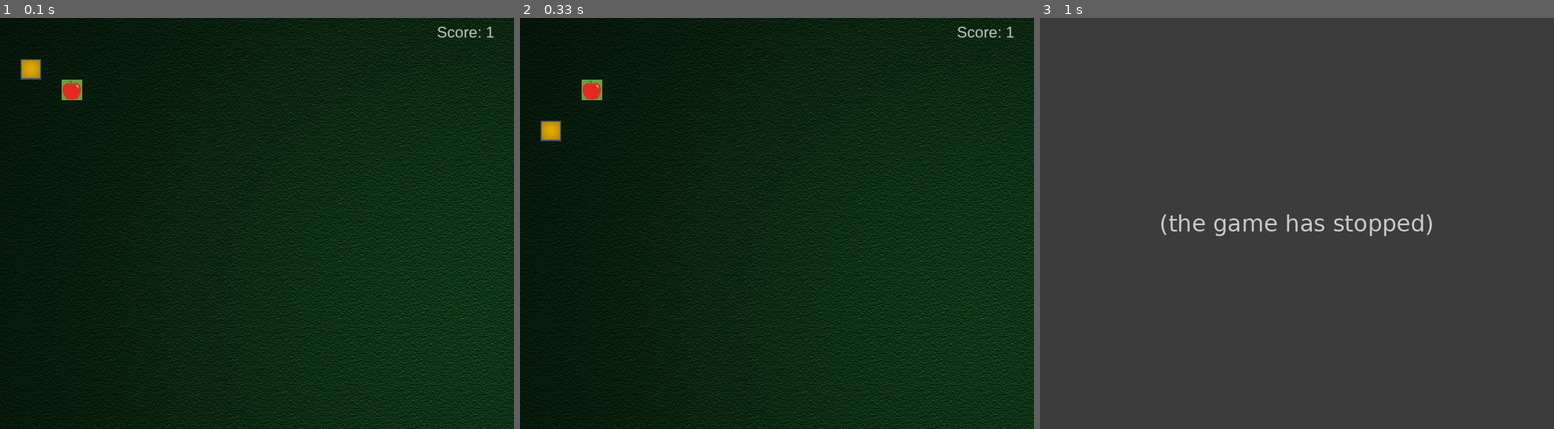
Above: before the commit, frames 1-3 (left to right).
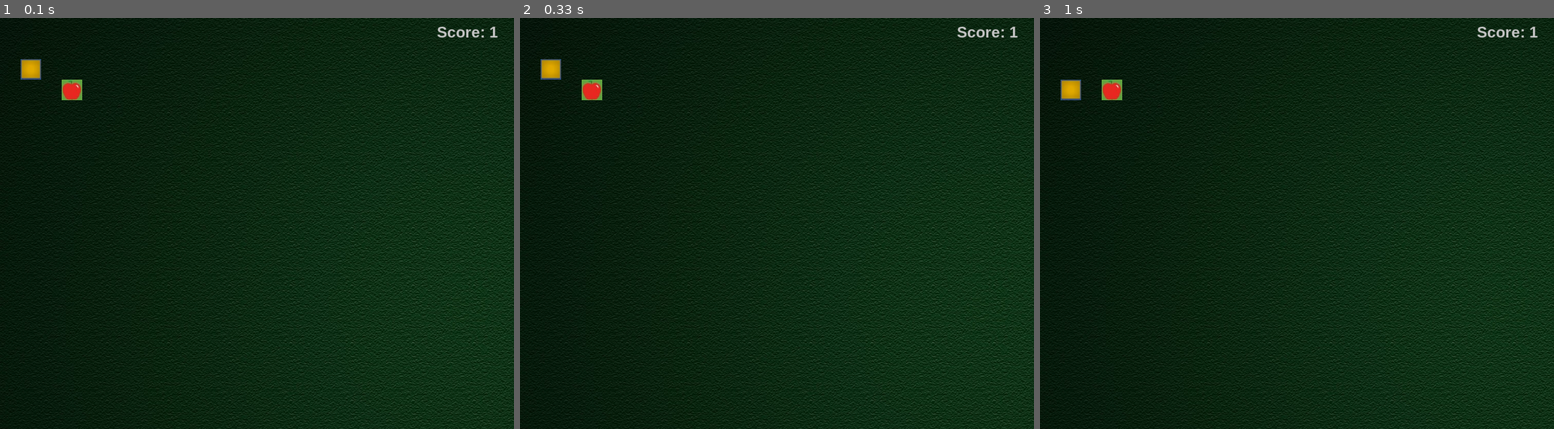
Above: after the commit, the same moments.

Repository: marcutudor79/snake-with-computer-vision
Game: pygame game, started from snake.py
The game is run twice, just before and just after one commit, with the same random seed, the same clock (stepped at 60 frames per second) and the same inputs.
Inputs:
- Up to frame 1 (0.1 s): no input
- Up to frame 2 (0.33 s): no input
- Up to frame 3 (1 s): tap Esc at 0.33 s

The runs differ from the first frame. In frame 1, 0.1% of the frame differs, in the area x 85-97%, y 2-5%; in frame 2, 0.5%; in frame 3, 99%, in the area x 0-100%, y 0-100%.
Before the commit the program exited at 0.5 s; later frames show no game.

Commit message:
max length = 70

Diff:
--- a/snake.py
+++ b/snake.py
@@ -4,17 +4,15 @@
 import time
 import random
 
-# cap de sarpe care sa nu fie un simplu block
-# as pune alt background pt win si lose
-
 # the size of the snake block
 SIZE = 40
 
-# this can be changed
-BACKGROUND_COLOR = (110, 110, 5)
-
-# might be good but idk
-# WAIT_TIME = 0.5  # 0.5 min - 0.1 max
+# do we need this?
+# BACKGROUND_COLOR = (110, 110, 5)
+
+# constant that helps with the movement of snek
+# 0.5 min - 0.1 max
+WAIT_TIME = 0.5
 
 
 class Apple:
@@ -89,12 +87,15 @@
 
         self.draw()
 
+    # takes each block of the snek and updates it on the screen
+    # according to the new position
     def draw(self):
         for i in range(self.length):
             self.parent_screen.blit(self.image, (self.x[i], self.y[i]))
 
         pygame.display.flip()
 
+    # x, y will become lists of coordinates for snek's blocks
     def increase_length(self):
         self.length += 1
         self.x.append(-1)
@@ -103,7 +104,7 @@
 class Game:
     def __init__(self):
         pygame.init()
-        pygame.display.set_caption("Sneik")
+        pygame.display.set_caption("Snek in the Metaverse")
 
         # this is the window of the game
         self.surface = pygame.display.set_mode((1000, 800))
@@ -116,11 +117,17 @@
         self.apple = Apple(self.surface)
         self.apple.draw()
 
+        # the way snek moves slower then the fps
+        self.wait_time = WAIT_TIME
+
+    # used when we restart the game
     def reset(self):
         self.snake = Snake(self.surface)
         self.apple = Apple(self.surface)
-
-
+        self.wait_time = WAIT_TIME
+
+
+    # if the snek hits the apple returns true otherwise returs false
     def is_collision(self, x1, y1, x2, y2):
         if x1 >= x2 and x1 < x2 + SIZE:
             if y1 >= y2 and y1 < y2 + SIZE:
@@ -136,33 +143,36 @@
         self.snake.walk()
         self.apple.draw()
         self.display_score()
-        pygame.display.flip()
-
-        # snake eating apple scenario
+
+        pygame.display.flip()
+
+        # snek eating apple scenario (takes into consideration the
+        # posibillity for the apple to not be eaten by the head)
         for i in range(self.snake.length):
             if self.is_collision(self.snake.x[i], self.snake.y[i], self.apple.x, self.apple.y):
                 self.snake.increase_length()
                 self.apple.move()
-
-        # snake colliding with itself
+                self.wait_time -= 0.0057
+
+        # snek colliding with itself
         for i in range(3, self.snake.length):
             if self.is_collision(self.snake.x[0], self.snake.y[0], self.snake.x[i], self.snake.y[i]):
                 raise "Collision Occurred"
 
-        # snake colliding with the boundries of the window
+        # snek colliding with the boundries of the window
         if not (0 <= self.snake.x[0] <= 1000 and 0 <= self.snake.y[0] <= 800):
             raise "Hit the boundry error"
 
     def display_score(self):
-        font = pygame.font.SysFont('arial',30)
-        score = font.render(f"Score: {self.snake.length}",True,(200,200,200))
-        self.surface.blit(score,(850,10))
+        font = pygame.font.SysFont('arial', 30, True)
+        score = font.render(f"Score: {self.snake.length}", True, (200,200,200))
+        self.surface.blit(score, (850,10))
 
         pygame.display.flip()
 
     def show_game_over(self):
         self.render_background()
-        font = pygame.font.SysFont('arial', 30)
+        font = pygame.font.SysFont('arial', 30, True)
 
         line1 = font.render(f"Game is over! Your score is {self.snake.length}", True, (255, 255, 255))
         self.surface.blit(line1, (200, 300))
@@ -174,7 +184,7 @@
 
     def show_game_win(self):
         self.render_background()
-        font = pygame.font.SysFont('arial', 30)
+        font = pygame.font.SysFont('arial', 30, True)
 
         line1 = font.render(f"Congratulations! You won: the snake reached its maximum length: {self.snake.length}", True, (255, 255, 255))
         self.surface.blit(line1, (200, 300))
@@ -196,7 +206,12 @@
 
         while running:
             for event in pygame.event.get():
+
+                # the spidey sense of the game wether we pressed a key
+                # or not
                 if event.type == KEYDOWN:
+
+                    # logic for pausing or exiting the game
                     if event.key == K_ESCAPE:
                         running = False
 
@@ -221,7 +236,7 @@
                     running = False
 
             # snake reaches maximum lenght
-            if self.snake.length == 20:
+            if self.snake.length == 70:
                 self.show_game_win()
                 pause = True
                 self.reset()
@@ -229,15 +244,20 @@
             try:
 
                 if not pause:
+
+                    # continues the game (updating the blocks)
                     self.play()
+
+                    # snek will be slower then the game tick
+                    time.sleep(self.wait_time)
 
             except Exception as e:
                 self.show_game_over()
                 pause = True
                 self.reset()
 
-            #the game runs at 10 fps
-            pygame.time.Clock().tick(10)
+            # the game runs at 30 fps
+            pygame.time.Clock().tick(30)
 
 if __name__ == '__main__':
     game = Game()
